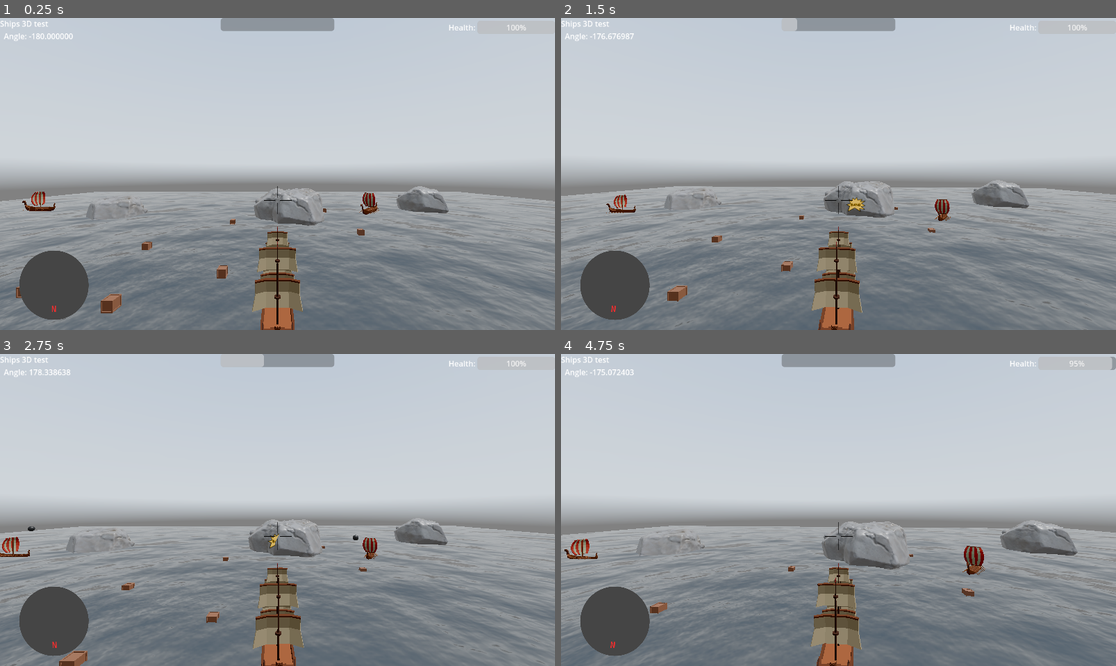
Above: before the commit, frames 1-4 (two rows, left to right).
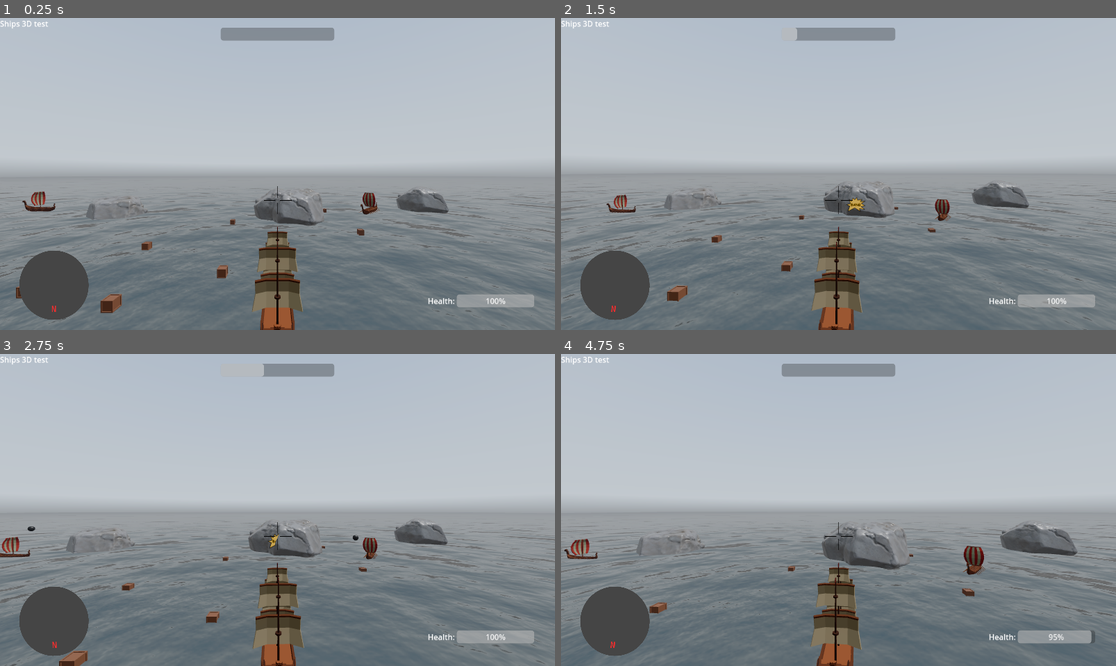
Above: after the commit, the same moments.

Repository: jacekjarosz55/ships-3d
Game: Godot game, scene res://world.tscn
Same seed, same stepped clock (60 frames per second), same inputs: the game is played once before the commit and once after it. A sky picture missing from this copy of the repository is replaced by a grey-blue gradient.
Inputs (mouse positions are in pixels of both pictures, inside the frame that each line leads up to):
- Up to frame 1 (0.25 s): no input
- Up to frame 2 (1.5 s): tap Enter (ui_accept) at 0.5, 0.77 s; move the mouse to (866, 174) at 0.52 s; hold W (forward) from 0.53 s (still down); click (866, 174) at 0.6 s; move the mouse to (810, 174) at 1.27 s; click (810, 174) at 1.35 s
- Up to frame 3 (2.75 s): keep holding W (forward); tap Enter (ui_accept) at 1.52 s; move the mouse to (288, 503) at 2.02 s; click (288, 503) at 2.1 s
- Up to frame 4 (4.75 s): keep holding W (forward); move the mouse to (832, 516) at 2.77 s; click (832, 516) at 2.85 s; tap Enter (ui_accept) at 3.02, 3.77, 4.52 s; move the mouse to (877, 513) at 3.52 s; click (877, 513) at 3.6 s; move the mouse to (794, 506) at 4.27 s; click (794, 506) at 4.35 s

The runs differ from the first frame. In frame 1, 5.5% of the frame differs, in the area x 0-100%, y 0-100%; in frame 2, 4.7%; in frame 3, 4.5%; in frame 4, 5.3%.

Commit message:
graphical updates

Diff:
--- a/crate.tscn
+++ b/crate.tscn
@@ -9,7 +9,7 @@
 [node name="Crate" type="RigidBody3D"]
 collision_layer = 3
 collision_mask = 3
-mass = 0.665
+mass = 0.1
 script = ExtResource("1_mo0jf")
 metadata/_custom_type_script = "uid://cgeixdbsiliy5"
 
--- a/project.godot
+++ b/project.godot
@@ -61,4 +61,6 @@
 
 [rendering]
 
+anti_aliasing/quality/msaa_3d=1
 anti_aliasing/quality/screen_space_aa=1
+anti_aliasing/quality/use_taa=true
--- a/ui.gd
+++ b/ui.gd
@@ -5,9 +5,6 @@
 
 @onready
 var cooldown_bar = $CooldownBar
-
-@onready
-var angle_label = $AngleLabel
 
 @onready
 var compass: TextureRect = $CompassAnchor/Compass
@@ -21,7 +18,7 @@
 
 
 func _process(delta:float) -> void:
-	angle_label.text = "Angle: %f" % camera.global_rotation_degrees.y
+
 	compass.rotation = camera.global_rotation.y
 	healthbar.max_value = player.HEALTH
 	healthbar.value = player.health
--- a/world.tscn
+++ b/world.tscn
@@ -23,7 +23,7 @@
 noise = SubResource("FastNoiseLite_xwcm7")
 
 [sub_resource type="StandardMaterial3D" id="StandardMaterial3D_xwcm7"]
-albedo_color = Color(0.414006, 0.434812, 0.452457, 1)
+albedo_color = Color(0.489659, 0.535981, 0.540564, 1)
 metallic = 1.0
 metallic_specular = 1.0
 roughness = 0.0
@@ -35,7 +35,7 @@
 
 [sub_resource type="PlaneMesh" id="PlaneMesh_dwbse"]
 material = SubResource("StandardMaterial3D_xwcm7")
-size = Vector2(128, 128)
+size = Vector2(1024, 1024)
 
 [sub_resource type="PanoramaSkyMaterial" id="PanoramaSkyMaterial_ic0uy"]
 panorama = ExtResource("3_wse8f")
@@ -48,13 +48,23 @@
 sky = SubResource("Sky_aqk2v")
 reflected_light_source = 2
 tonemap_mode = 4
-tonemap_exposure = 1.36
 ssr_enabled = true
-ssr_max_steps = 96
-ssr_fade_in = 1.0815
-ssr_fade_out = 0.594603
+ssr_max_steps = 128
+ssr_fade_in = 0.126133
+ssr_fade_out = 0.071794
 ssr_depth_tolerance = 0.41
+ssil_radius = 5.36
+ssil_intensity = 7.11
 glow_enabled = true
+glow_levels/6 = 0.74
+glow_levels/7 = 0.65
+glow_intensity = 0.16
+glow_strength = 0.76
+glow_blend_mode = 1
+glow_hdr_scale = 3.98
+fog_enabled = true
+fog_density = 0.001
+fog_aerial_perspective = 1.0
 adjustment_enabled = true
 
 [sub_resource type="CameraAttributesPractical" id="CameraAttributesPractical_dwbse"]
@@ -99,12 +109,17 @@
 
 [node name="HealthBarStack" type="HBoxContainer" parent="UI"]
 layout_mode = 1
-anchors_preset = 1
+anchors_preset = 3
 anchor_left = 1.0
+anchor_top = 1.0
 anchor_right = 1.0
-offset_left = -221.0
-offset_bottom = 40.0
+anchor_bottom = 1.0
+offset_left = -264.0
+offset_top = -80.0
+offset_right = -43.0
+offset_bottom = -40.0
 grow_horizontal = 0
+grow_vertical = 0
 
 [node name="Label2" type="Label" parent="UI/HealthBarStack"]
 layout_mode = 2
@@ -128,14 +143,6 @@
 text = "YOUR SHIP HAS SUNK"
 horizontal_alignment = 1
 vertical_alignment = 1
-
-[node name="AngleLabel" type="Label" parent="UI"]
-layout_mode = 0
-offset_left = 8.0
-offset_top = 26.0
-offset_right = 86.0
-offset_bottom = 49.0
-text = "Angle test"
 
 [node name="CompassAnchor" type="Control" parent="UI"]
 anchors_preset = 0
@@ -180,8 +187,9 @@
 anchor_left = 0.5
 anchor_right = 0.5
 offset_left = -118.0
+offset_top = 20.0
 offset_right = 118.0
-offset_bottom = 27.0
+offset_bottom = 47.0
 grow_horizontal = 2
 max_value = 1.0
 show_percentage = false
